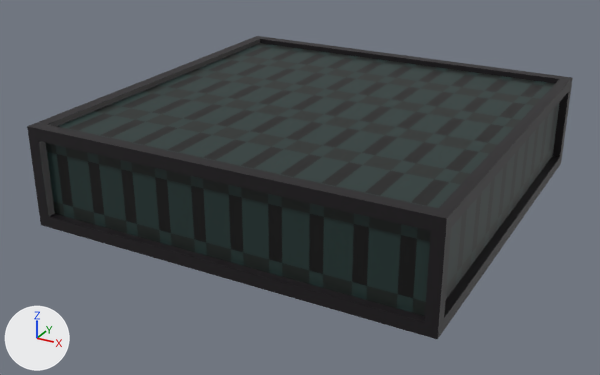
Before and after pictures for a commit that changed the glTF model assets/models/environment/Floor_Grate_01.glb.
Rendered twice from a camera (50 mm lens) standing at (0.906, -1.77, 0.633) and looking at (-0.032, -0.065, -0.22). Arrows for +X, +Y and +Z are at lower left; the lights stay in place.

The older version as bpy lines, for what is in view:
```python
me_cube = bpy.data.meshes.new('Cube')
me_cube.from_pydata(...)  # 156 vertices, 306 faces; spans x -0.5..0.5, y -0.5..0.5, z -0.25..0.0
me_cube.materials.append(mat_envtexture)  # picture img_environment_textures_001
ob_floor_grate_01 = bpy.data.objects.new('Floor_Grate_01', me_cube)
ob_floor_grate_01.location = (0.0, 0.0, 0.0)
```
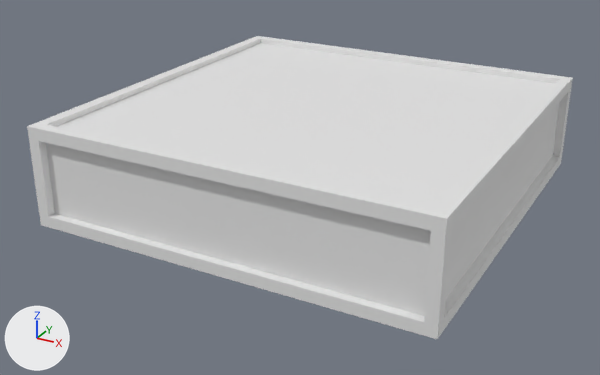
The newer file is also rescaled (x2.0) as a whole; pictures and numbers use the older file's frame.

The change, as a list of edits to the scene's bpy script:
```text
Change me_cube:
    where me_cube.from_pydata(...)  # 156 vertices, 306 faces; spans x -0.5..0.5, y -0.5..0.5, z -0.25..0.0
    remove me_cube.materials.append(mat_envtexture)  # picture img_environment_textures_001
```

Changed parts and their boxes (x1, y1, x2, y2) in the pictures (600 x 375 px):
'Floor_Grate_01', recoloured (grey to white): (27, 36, 573, 339) in both
